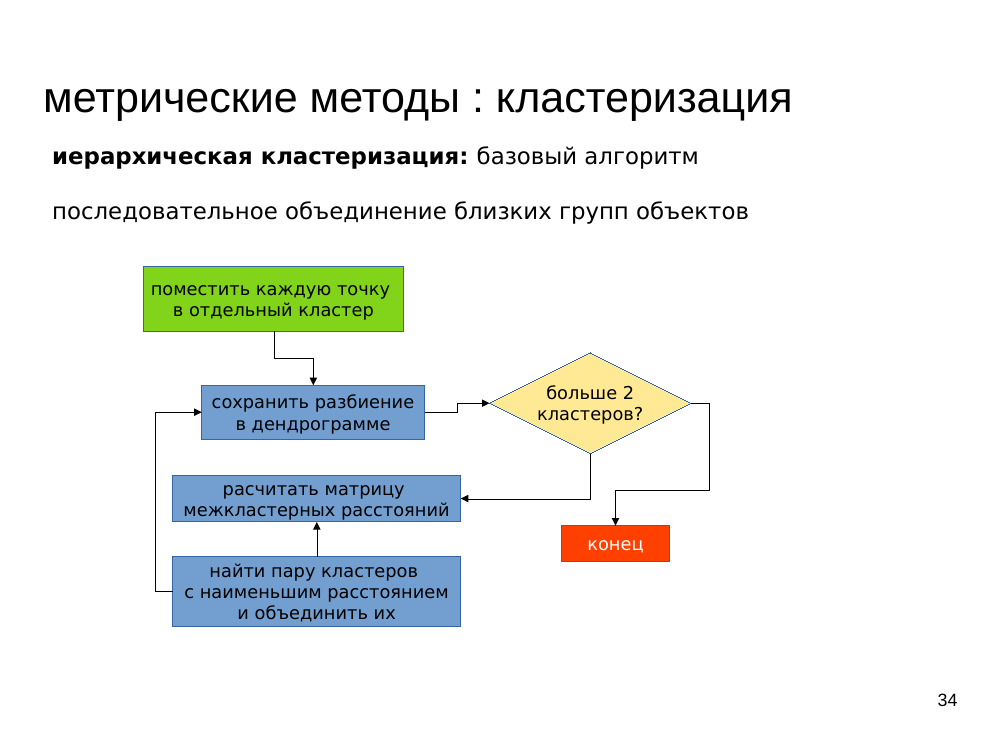
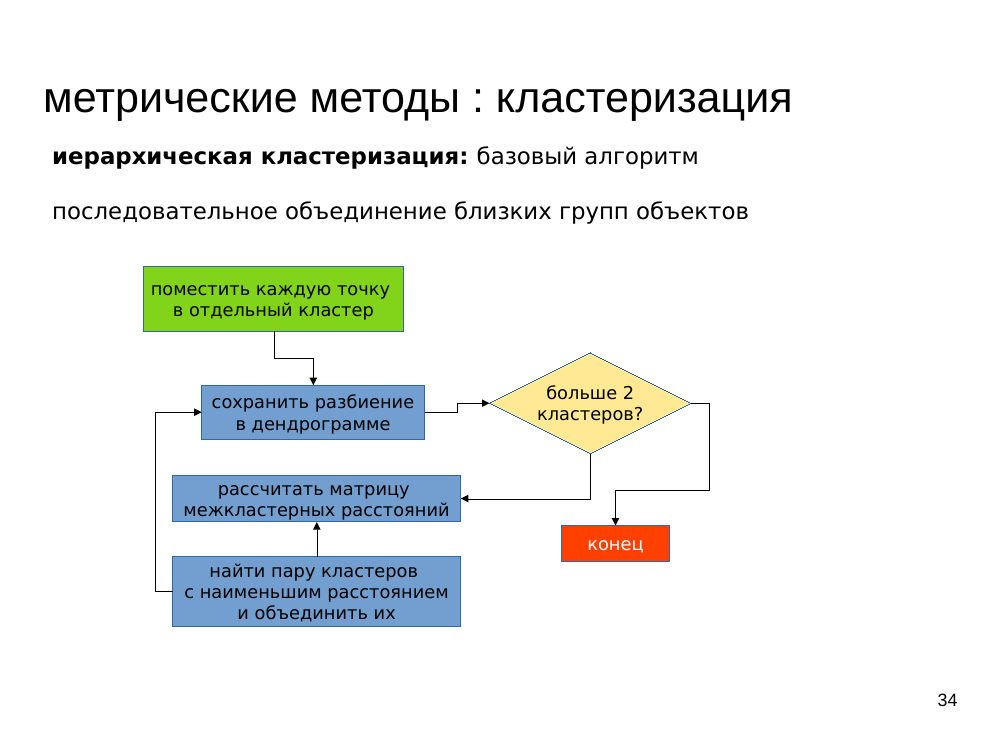
Before and after one commit to mechanoid5/ml_lectorium_legacy, a slide deck: slide 34 of 05-cluster.odp. Drawn at 1008x756 pixels with LibreOffice and Linux fonts; fonts in the diff are those of the drawing; background and template pictures are left out. Boxes give left, top, right and bottom in pixels: in the first picture for what was removed or moved away, otherwise in the second. Text is boxed around its words. In the diff, an @@ line names an element or a change of style, - is before the commit and + after.

```diff
--- a/05-cluster.odp
+++ b/05-cluster.odp
@@ text in rectangle at [218, 485, 409, 499]: text changed @@
-расчитать матрицу
+рассчитать матрицу
```
Also in this commit, not shown: 1 other slide changed, 2 slides removed, 23 other files.
